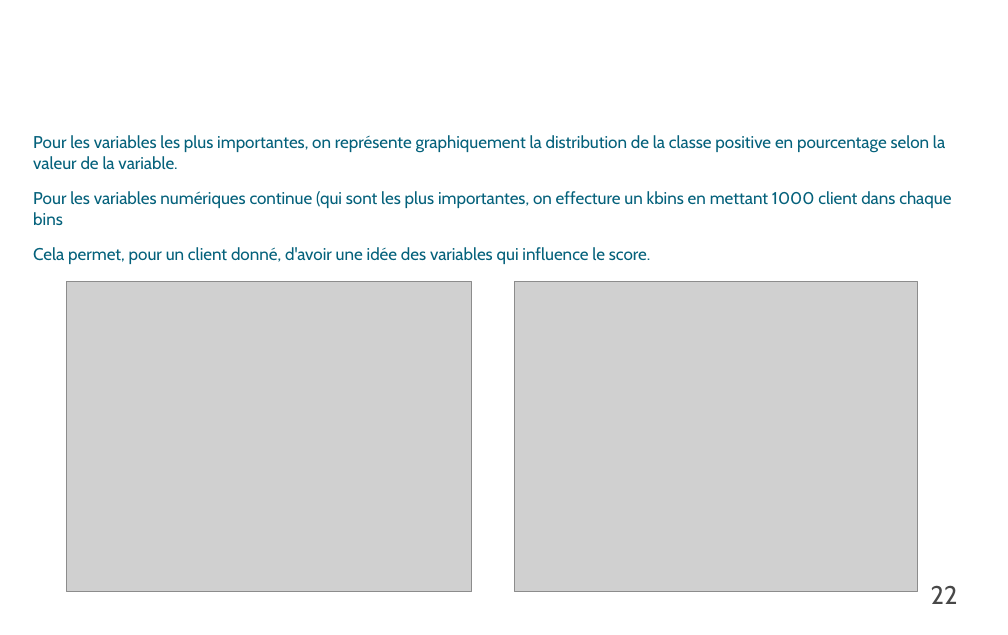
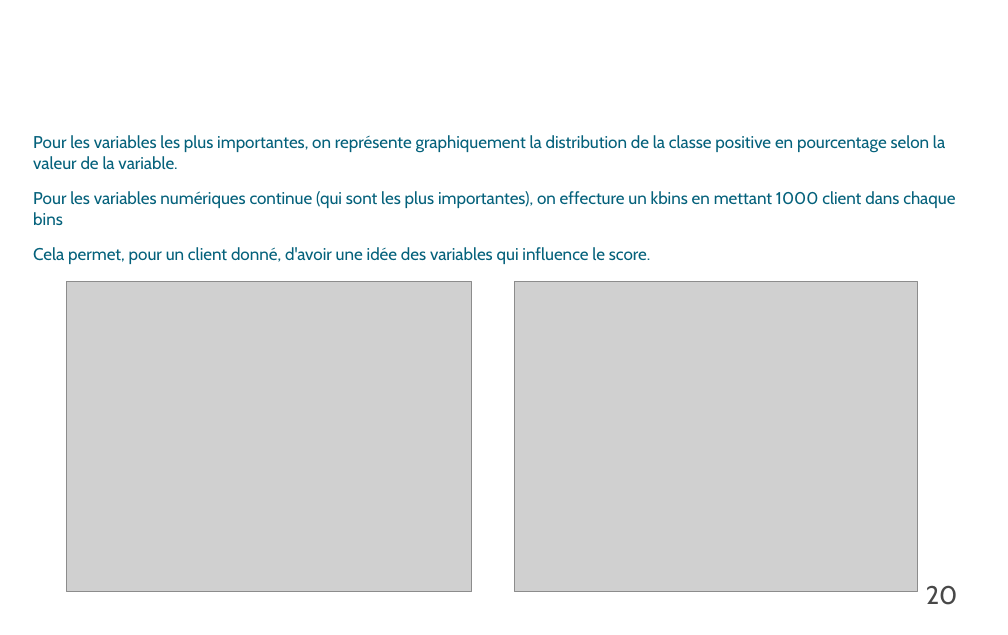
Before and after one commit to pyb-data/credit_scoring, a slide deck: slide 20 of P_07_Presentation.odp (slide 22 before the commit). Drawn at 1008x635 pixels with LibreOffice and Linux fonts; fonts in the diff are those of the drawing; grey boxes stand for pictures; background and template pictures are left out. Boxes give left, top, right and bottom in pixels: in the first picture for what was removed or moved away, otherwise in the second. Text is boxed around its words. In the diff, an @@ line names an element or a change of style, - is before the commit and + after.

```diff
--- a/P_07_Presentation.odp
+++ b/P_07_Presentation.odp
@@ text at [33,191,955,225]: text changed @@
-Pour les variables numériques continue (qui sont les plus importantes, on effecture un kbins en mettant 1000 client dans chaque bins
+Pour les variables numériques continue (qui sont les plus importantes), on effecture un kbins en mettant 1000 client dans chaque bins
@@ page number at [926,585,958,605]: text changed @@
-22
+20
```
Also in this commit, not shown: 16 other slides changed, 3 slides added, 3 slides removed, 1 other file.
